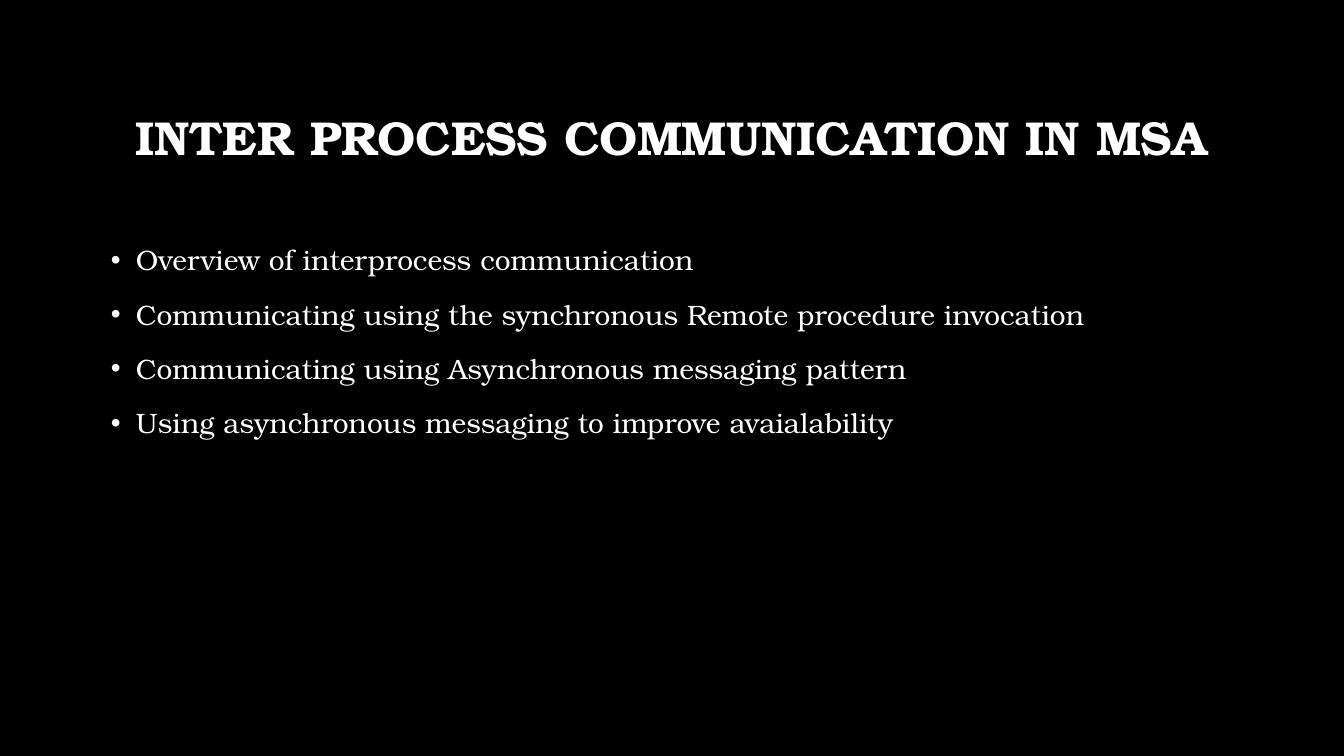
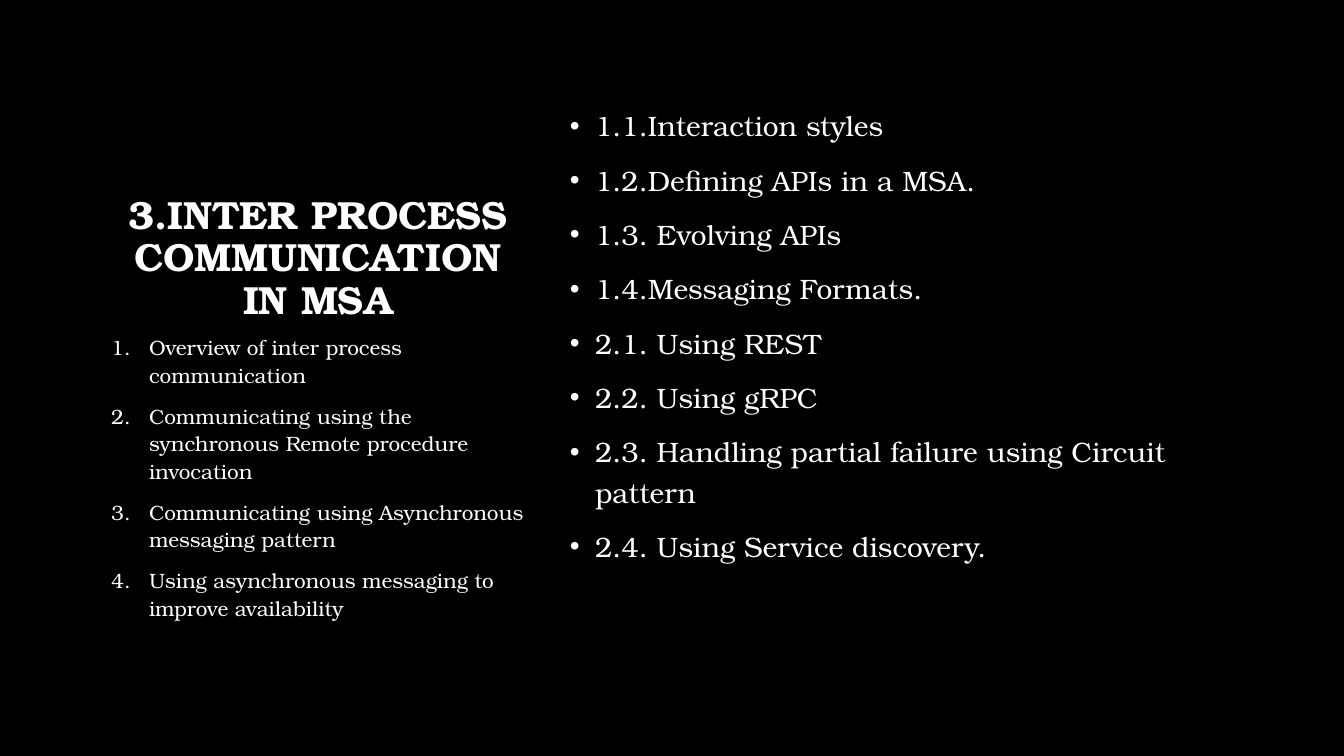
Before and after one commit to BharadwajMamidisetti/m5s8, a slide deck: slide 3 of docs/presentations/Microservices.pptx. Drawn at 1344x756 pixels with LibreOffice and Linux fonts; fonts in the diff are those of the drawing; background and template pictures are left out. Boxes give left, top, right and bottom in pixels: in the first picture for what was removed or moved away, otherwise in the second. Text is boxed around its words. In the diff, an @@ line names an element or a change of style, - is before the commit and + after.

```diff
--- a/docs/presentations/Microservices.pptx
+++ b/docs/presentations/Microservices.pptx
@@ title "3.INTER PROCESS COMMUNICATION IN MSA" at <box>128,201,508,315</box>: vertical alignment middle to bottom @@
@@ text added at <box>595,116,1165,564</box>, 20 pt, text #FFFFFF @@
+• 1.1.Interaction styles
+• 1.2.Defining APIs in a MSA.
+• 1.3. Evolving APIs
+• 1.4.Messaging Formats.
+• 2.1. Using REST
+• 2.2. Using gRPC
+• 2.3. Handling partial failure using Circuit pattern
+• 2.4. Using Service discovery.
@@ title at <box>128,201,508,315</box>: text changed; size 34 to 28 pt @@
-INTER PROCESS COMMUNICATION IN MSA
+3.INTER PROCESS COMMUNICATION IN MSA
@@ text "Overview of inter process communication": place and size @@
-text "Overview of inter process communication" at <box>136,249,1084,440</box>
+text "Overview of inter process communication" at <box>149,340,523,621</box>
@@ text at <box>149,340,402,383</box>: text changed; size 20 to 14.8 pt @@
-• Overview of interprocess communication
+1. Overview of inter process communication
@@ text at <box>149,409,523,552</box>: size 20 to 14.8 pt in "Communicating using the synchronous Remote procedure invocat ...", "Communicating using Asynchronous messaging pattern"; bullet • to 1.; line spacing 1.2 to 1.1 @@
@@ text at <box>149,573,494,621</box>: text changed; size 20 to 14.8 pt @@
-• Using asynchronous messaging to improve avaialability
+4. Using asynchronous messaging to improve availability
```
Also in this commit, not shown: 4 other slides changed, 12 slides added.
